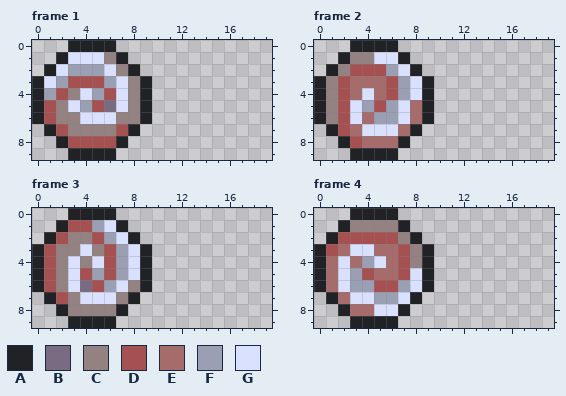
One commit to this pixel-art file: art/ui/portal.ase. Above: the version before the commit.
20x10 pixels, 6 frames. Shown: frame 1, frame 2, frame 3, frame 4. The commit also changed other frames, which this record leaves out.
Visible layers, top first: "Active1", "Active2", "Active3", "Active4", "Active5", "Active6".
Palette (. is transparent): A #212226  B #796c82  C #948181  D #a65151  E #a66c6c  F #9a9fb3  G #d9e1ff
Pixels before, frame 1, first column x 0:
 0 ...AAAA...
 1 ..AGGGCA..
 2 .AGFFFGCA.
 3 AGFDDDFGCA
 4 AFDCGFDGCA
 5 ADCGFDBGCA
 6 ADCCGGGCCA
 7 .ADCCCCDA.
 8 ..ADDDDA..
 9 ...AAAA...
Pixels before, frame 2, first column x 0:
 0 ...AAAA...
 1 ..ACCGGA..
 2 .ACDDDFGA.
 3 ACDEEEDFGA
 4 ACDEGEDFGA
 5 ACDGFDFGEA
 6 ACDGEFFGEA
 7 .ADEGGGEA.
 8 ..ADEEEA..
 9 ...AAAA...
Pixels before, frame 3, first column x 0:
 0 ...AAAA...
 1 ..ADDFGA..
 2 .ADCCDFGA.
 3 ADCCGCDFGA
 4 ADCGCGDFGA
 5 ADCGDFDFGA
 6 ADCGBDFGCA
 7 .ADCGGGCA.
 8 ..ACCCCA..
 9 ...AAAA...
Pixels before, frame 4, first column x 0:
 0 ...AAAA...
 1 ..ACCCCA..
 2 .ADDDDDCA.
 3 ADEGGEEDCA
 4 AEGEFGEDCA
 5 AEGFDEEDGA
 6 AEGFFDDFGA
 7 .AEGGFFGA.
 8 ..AEEGGA..
 9 ...AAAA...
Once edited:
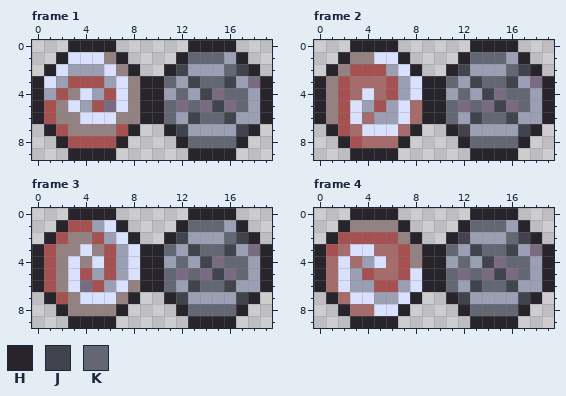
Colours new in this view: H #28242b  J #42444d  K #636673
Diff:
layer "Inactive" added
Frame 1, layers "Inactive", "Active1":
y 0: x 3..6 AAAA -> HHHH; x 13..16 .... -> HHHH
y 1: x 2 A -> H; x 7 A -> H; x 12..17 ...... -> HKKKFH
y 2: x 1 A -> H; x 8 A -> H; x 11..18 ........ -> HJFFFKJH
y 3: x 0 A -> H; x 9..19 A.......... -> HHKFJKKJFBH
y 4: x 0 A -> H; x 9..19 A.......... -> HHFKFJBKKFH
y 5: x 0 A -> H; x 9..19 A.......... -> HHKBKBJBKFH
y 6: x 0 A -> H; x 9..19 A.......... -> HHKFJKKJFFH
y 7: x 1 A -> H; x 8 A -> H; x 11..18 ........ -> HJFFFFJH
y 8: x 2 A -> H; x 7 A -> H; x 12..17 ...... -> HKKKKH
y 9: x 3..6 AAAA -> HHHH; x 13..16 .... -> HHHH
Frame 2, layers "Inactive", "Active2": the same change as frame 1
Frame 3, layers "Inactive", "Active3": the same change as frame 1
Frame 4, layers "Inactive", "Active4": the same change as frame 1
Pixel boxes of the changes (left, top, right, bottom) in both pictures:
changed: (32, 40, 272, 160)
changed: (314, 40, 554, 160)
changed: (32, 208, 272, 328)
changed: (314, 208, 554, 328)
